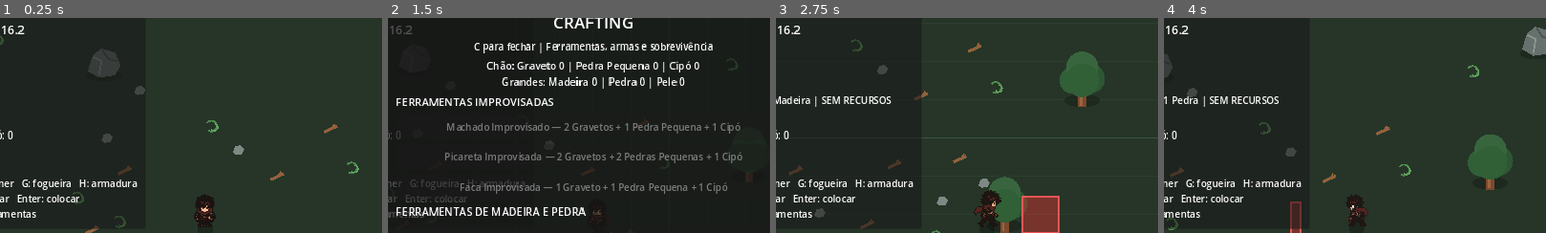
Above: before the commit, frames 1-4 (left to right).
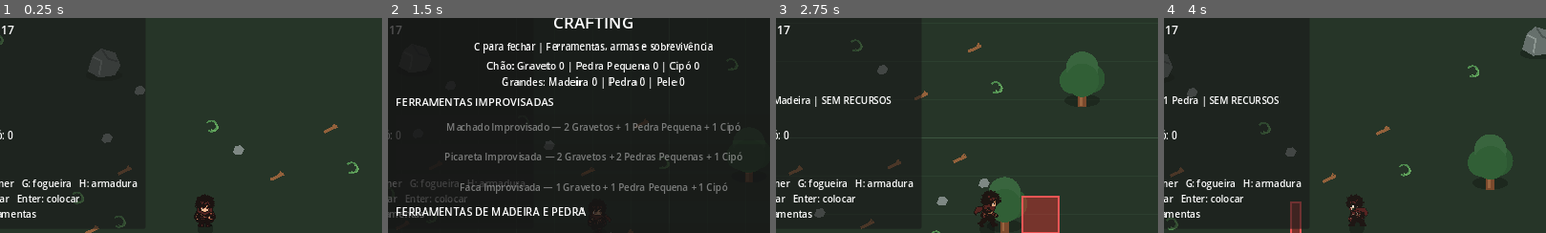
Above: after the commit, the same moments.

Repository: janduyankiingles-ops/Fantasy-Sandbox
Game: Godot game, scene res://scenes/main.tscn
Same seed, same stepped clock (60 frames per second), same inputs: the game is played once before the commit and once after it.
Inputs:
- Up to frame 1 (0.25 s): no input
- Up to frame 2 (1.5 s): tap Enter at 0.5 s; hold D 0.53-1.28 s; tap I at 0.6 s; tap Space at 0.77 s; hold S from 1.28 s (still down); tap C at 1.35 s
- Up to frame 3 (2.75 s): tap Space at 1.52 s; release S at 2.03 s; hold D from 2.03 s (still down); tap B at 2.1 s
- Up to frame 4 (4 s): release D at 2.78 s; hold W 2.78-3.53 s; tap Q at 2.85 s; tap Space at 3.02, 3.77 s; hold A from 3.53 s (still down); tap R at 3.6 s
The pictures show only the part of the screen within x 23-73%, y 3-53%; the shares and areas given below are measured in that part.

The runs differ from the first frame. In frame 1, 0.1% of the frame differs, in the area x 2-7%, y 3-8%; in frame 2, less than 0.1%; in frame 3, 0.1%; in frame 4, 0.1%.

Commit message:
v0.0.17: bump HUD for clean player sprites

Diff:
--- a/scenes/main.tscn
+++ b/scenes/main.tscn
@@ -52,7 +52,7 @@
 
 [node name="Title" type="Label" parent="HUD/Panel/Margin/VBox"]
 theme_override_font_sizes/font_size = 20
-text = "FANTASY SANDBOX — V0.0.16.2"
+text = "FANTASY SANDBOX — V0.0.17"
 
 [node name="PositionLabel" type="Label" parent="HUD/Panel/Margin/VBox"]
 visible = false
